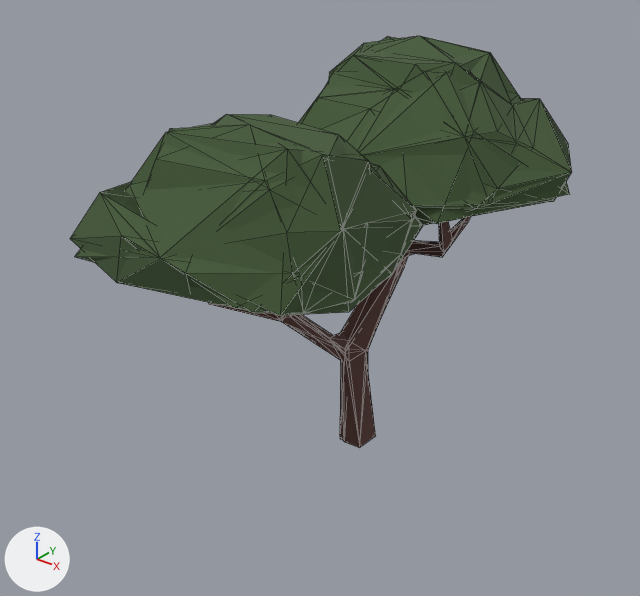
Two versions of the glTF model data/models/board/tree.glb, one commit apart.
Before and after are seen from a 50 mm camera at (34.2, -45.5, 41.0) aimed at (-1.0, -1.6, 13.7). Arrows for +X, +Y and +Z are at lower left; the lights stay in place. The older version comes first. Mesh edges are drawn as thin lines. Where no turn or scale is listed for an object, it has been applied to the vertices.

The first picture shows 'tree-lod0.001', 'tree-lod1.001', 'tree-lod2.001'.
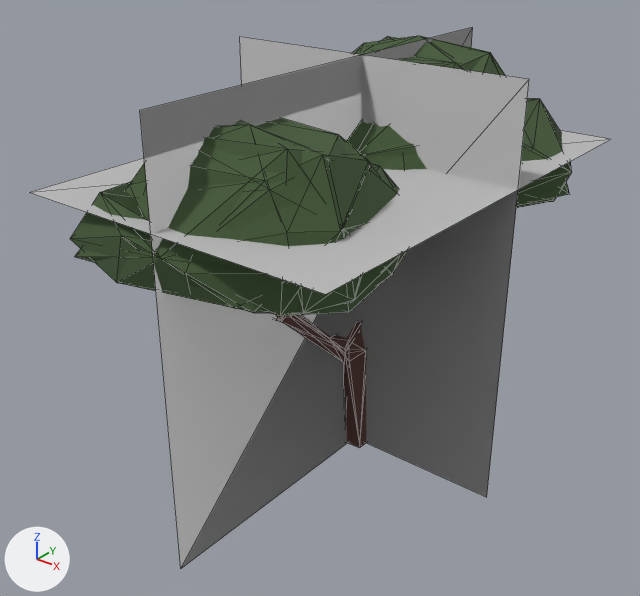
The newer file is also turned or shifted as a whole; pictures and numbers use the older file's frame.

What changed in the scene script:
```text
Add mat_impostor:
    mat_impostor = bpy.data.materials.new('impostor')
    # nodes: BsdfPrincipled, Mix, OutputMaterial, VertexColor
Add me_tree_lod3:
    me_tree_lod3.from_pydata(...)  # 12 vertices, 6 faces; spans x -10.9..11.9, y -18.9..14.3, z 0.0..30.0
    me_tree_lod3.materials.append(mat_impostor)  # its picture is missing
Add ob_tree_lod3_001:
    ob_tree_lod3_001 = bpy.data.objects.new('tree-lod3.001', me_tree_lod3)
    ob_tree_lod3_001.location = (-0.5, 2.28, 0.0)
```

Where the change shows, as pixel boxes (x1, y1, x2, y2) in the pictures (640 x 596 px):
'tree-lod3.001', added
    after: (30, 27, 610, 568)
